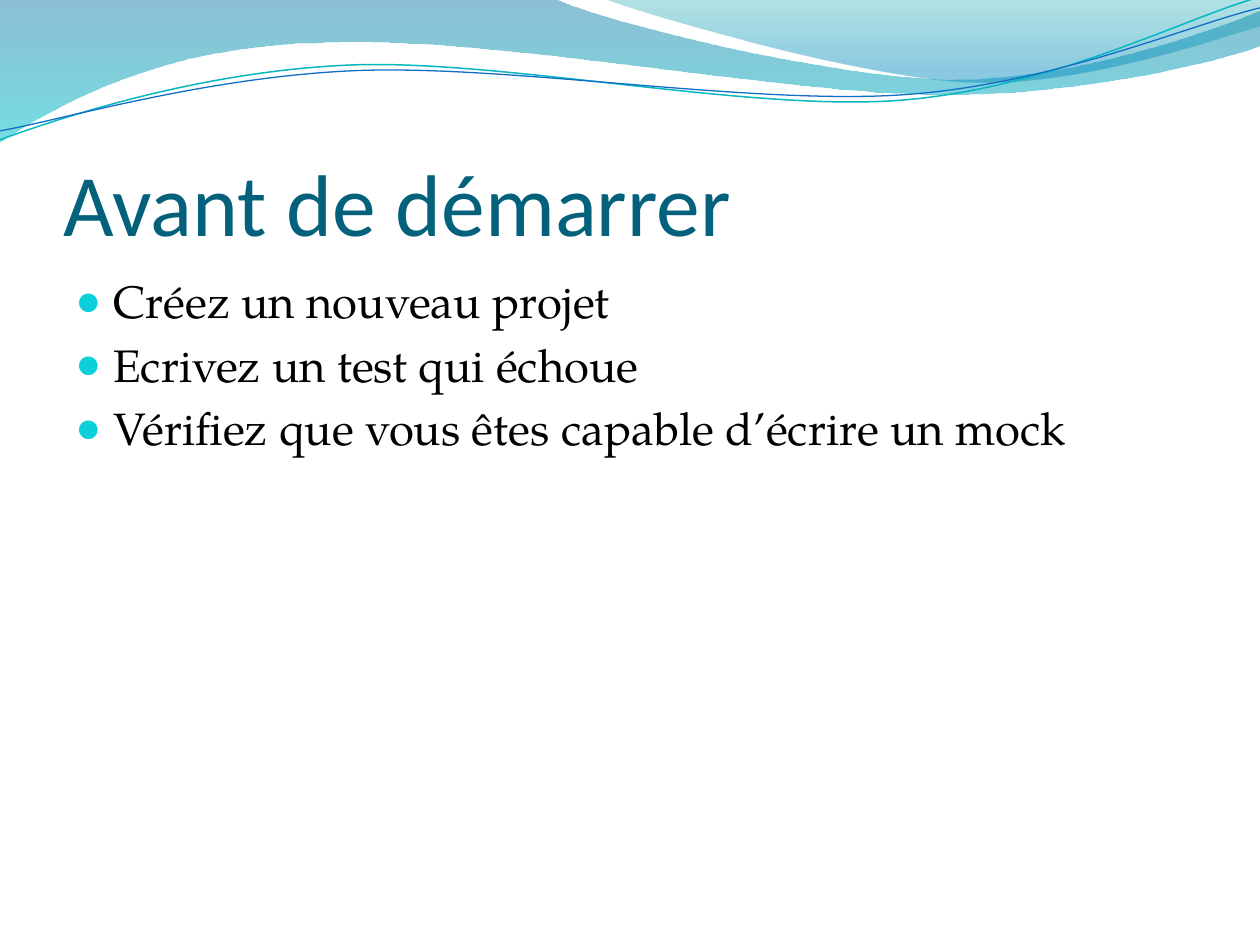
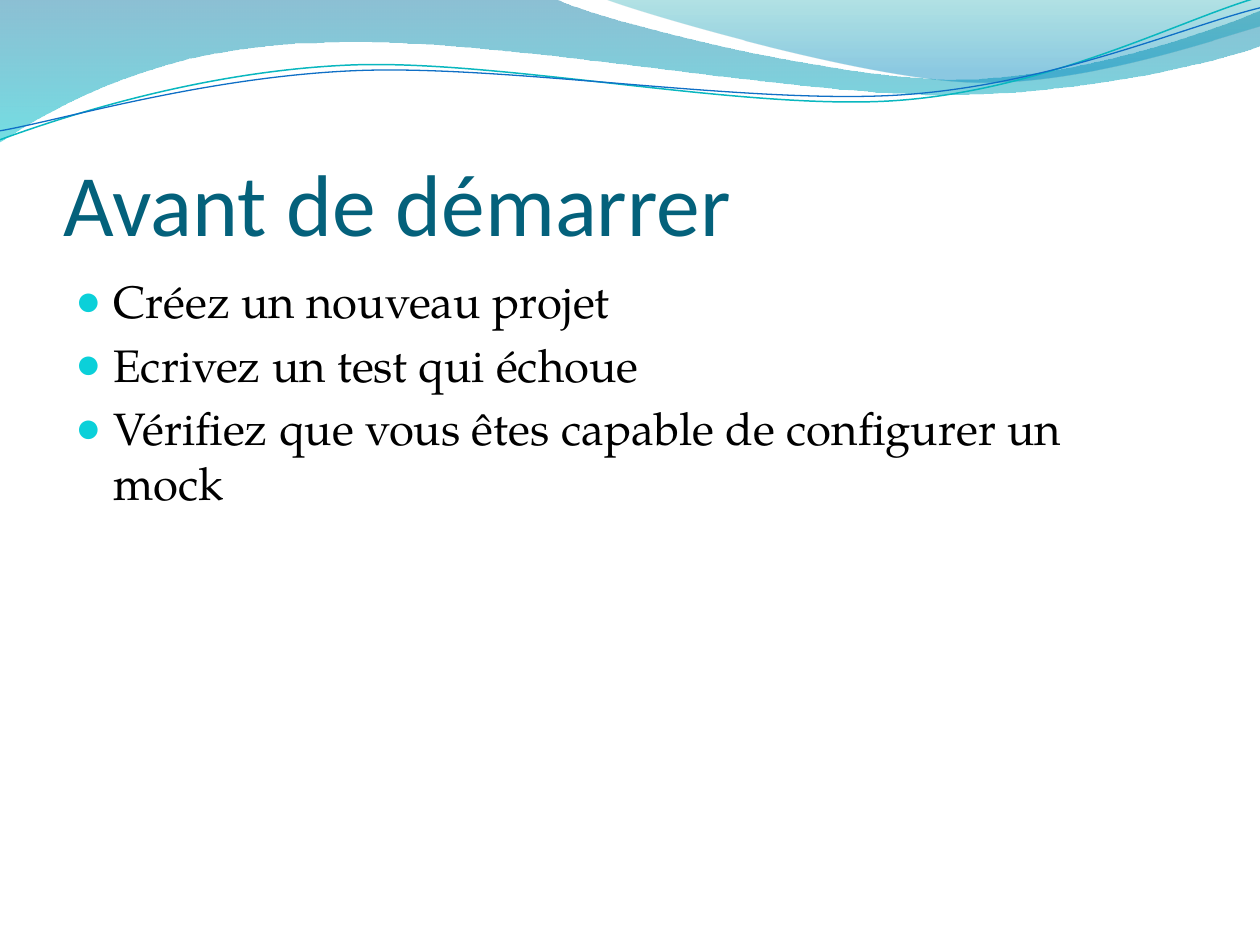
Before and after one commit to mathieucans/TDD.Trainig, a slide deck: slide 5 of docs/Introduction au TDD.2016.pptx. Drawn at 1260x945 pixels with LibreOffice and Linux fonts; fonts in the diff are those of the drawing; background and template pictures are left out. Boxes give left, top, right and bottom in pixels: in the first picture for what was removed or moved away, otherwise in the second. Text is boxed around its words. In the diff, an @@ line names an element or a change of style, - is before the commit and + after.

```diff
--- a/docs/Introduction au TDD.2016.pptx
+++ b/docs/Introduction au TDD.2016.pptx
@@ text at box(113, 411, 1061, 501): text changed @@
-● Vérifiez que vous êtes capable d’écrire un mock
+● Vérifiez que vous êtes capable de configurer un mock
```
Also in this commit, not shown: 6 other slides changed.
